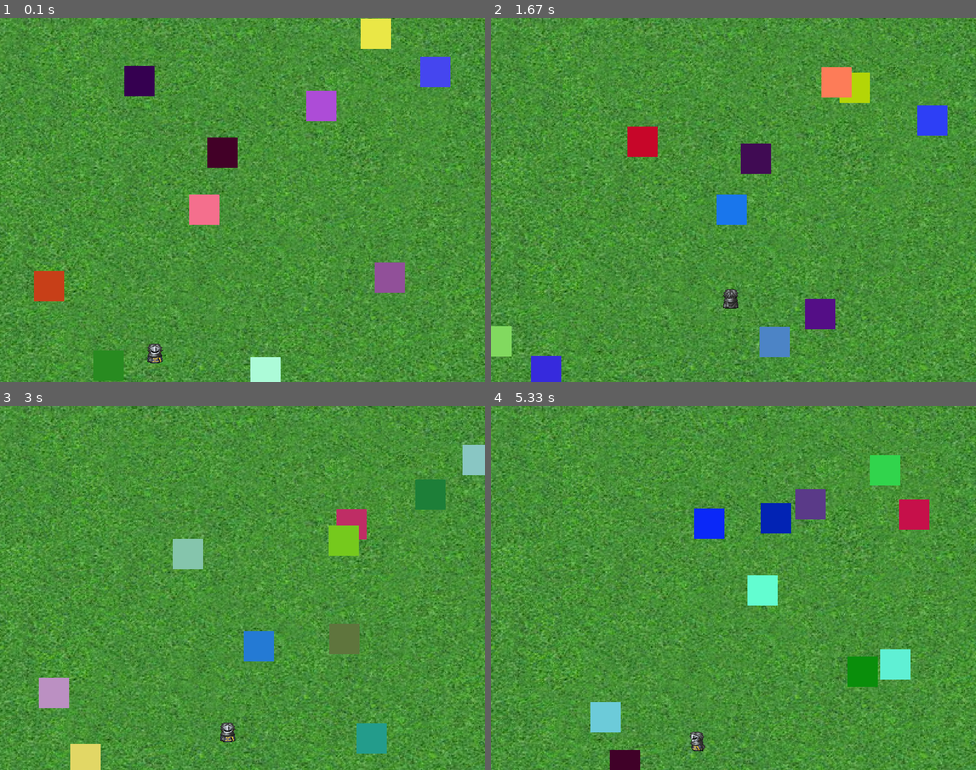
Above: before the commit, frames 1-4 (two rows, left to right).
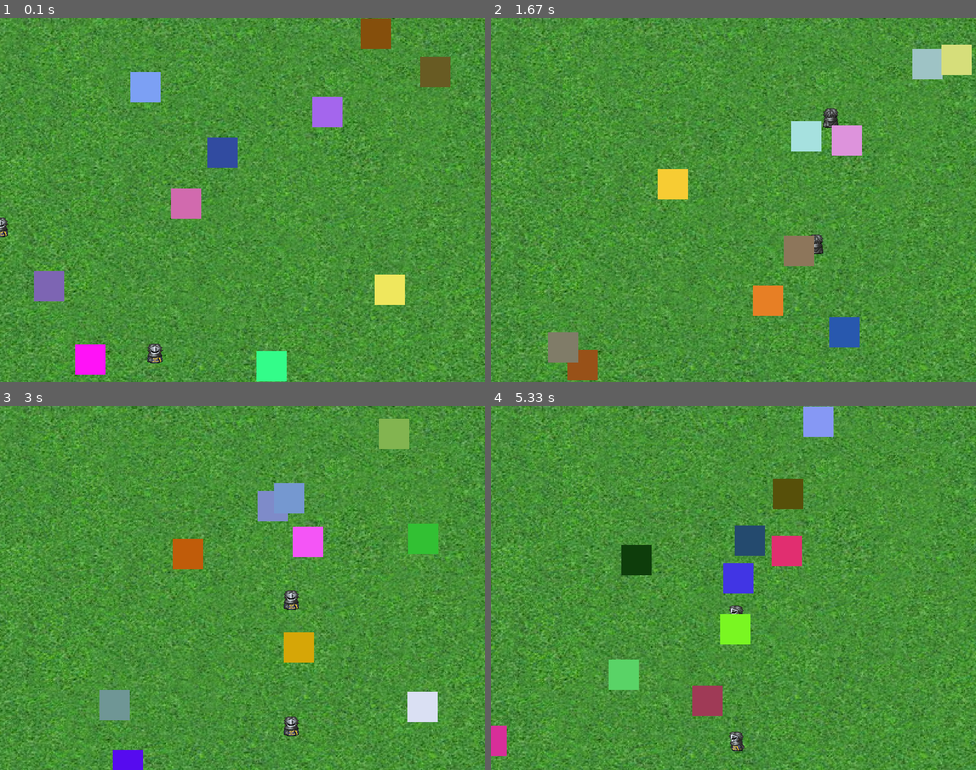
Above: after the commit, the same moments.

Repository: kenton-dover/hackathon2016
Game: pygame game, started from theWindow.py
The game is run twice, just before and just after one commit, with the same random seed, the same clock (stepped at 60 frames per second) and the same inputs.
Inputs:
- Up to frame 1 (0.1 s): no input
- Up to frame 2 (1.67 s): hold Backspace 0.33-0.8 s; hold Right 0.33-0.8 s; hold Right 0.83-1.3 s; hold D 0.83-1.3 s; hold Up 1.33-1.63 s; hold W 1.33-1.63 s
- Up to frame 3 (3 s): hold Right 1.67-2.13 s; hold D 1.67-2.13 s; hold Left 2.17-2.7 s; hold A 2.17-2.7 s; hold Down from 2.73 s (still down); hold S from 2.73 s (still down)
- Up to frame 4 (5.33 s): release Down at 3.03 s; release S at 3.03 s; hold Left 3.07-3.47 s; hold A 3.07-3.47 s; hold Up 3.5-3.87 s; hold W 3.5-3.87 s; hold Right 3.9-4.53 s; hold D 3.9-4.53 s; hold Down 4.57-4.93 s; hold S 4.57-4.93 s; hold Left from 4.97 s (still down); hold A from 4.97 s (still down)

The runs differ from the first frame. In frame 1, 6.6% of the frame differs, in the area x 0-93%, y 0-100%; in frame 2, 10%, in the area x 0-100%, y 7-100%; in frame 3, 9.6%; in frame 4, 10%.

Commit message:
Working version with 2 players

Diff:
--- a/theWindow.py
+++ b/theWindow.py
@@ -26,6 +26,7 @@
         x = 30
         y = 30
         character = WarriorClass.warriorCharacter()
+        character2 = WarriorClass.warriorCharacter()
 
         going = True
         while going == True:
@@ -35,6 +36,7 @@
             screen.fill(color)
             screen.blit(background, [0, 0])
             character.draw(screen)
+            character2.draw(screen)
             pressed = pygame.key.get_pressed()
 
             if pressed[pygame.K_w] and (character.y > 0):# added boundes for rectangle
@@ -58,6 +60,28 @@
             if pressed[pygame.K_SPACE]:
                 character.attack(screen)
 
+            #player 2
+            if pressed[pygame.K_UP] and (character2.y > 0):# added boundes for rectangle
+                character2.y -= 5
+                character2.yDirection = 1
+                character2.xDirection = 0
+
+            elif pressed[pygame.K_DOWN]and (character2.y < constants.SCREEN_HEIGHT):# bounds = screen height - rectangle height
+                character2.y += 5
+                character2.yDirection = 0
+                character2.xDirection = 0
+
+            elif pressed[pygame.K_LEFT] and (character2.x > 0):
+                character2.x -= 5
+                character2.yDirection = 0
+                character2.xDirection = 1
+            elif pressed[pygame.K_RIGHT]and (character2.x < constants.SCREEN_WIDTH):
+                character2.x += 5
+                character2.yDirection = 1
+                character2.xDirection = 1
+            if pressed[pygame.K_BACKSPACE]:
+                character2.attack(screen)
+
             if not(arrayIsFull):
                 for i in range(numberOfEnemies):
                     enemyX = random.randint(0,constants.SCREEN_WIDTH)
@@ -70,7 +94,7 @@
             for i in range(numberOfEnemies):
                 tempEnemy = arrayOfEnemies.pop(i)
                 pygame.draw.rect(screen,(random.randint(0, 255),random.randint(0, 255),random.randint(0, 255)),tempEnemy)#prints the enemies
-                if not character.sword.rect.colliderect(tempEnemy):
+                if not (character.sword.rect.colliderect(tempEnemy) or character2.sword.rect.colliderect(tempEnemy)):
                     arrayOfEnemies.insert(i, tempEnemy)
                 else:
                     enemyX = random.randint(0,constants.SCREEN_WIDTH)
@@ -100,7 +124,7 @@
                 arrayOfEnemies.insert(i, tempEnemy)
                 pygame.display.flip()#updates the window to every change that happens
 
-            clock.tick(60)
+            clock.tick(140)
 
 
         pygame.quit()
